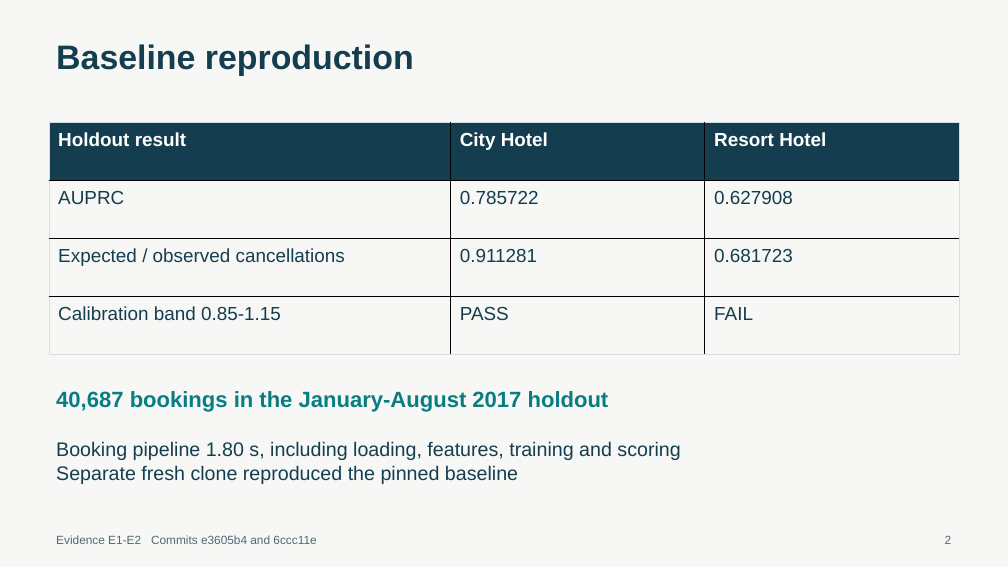
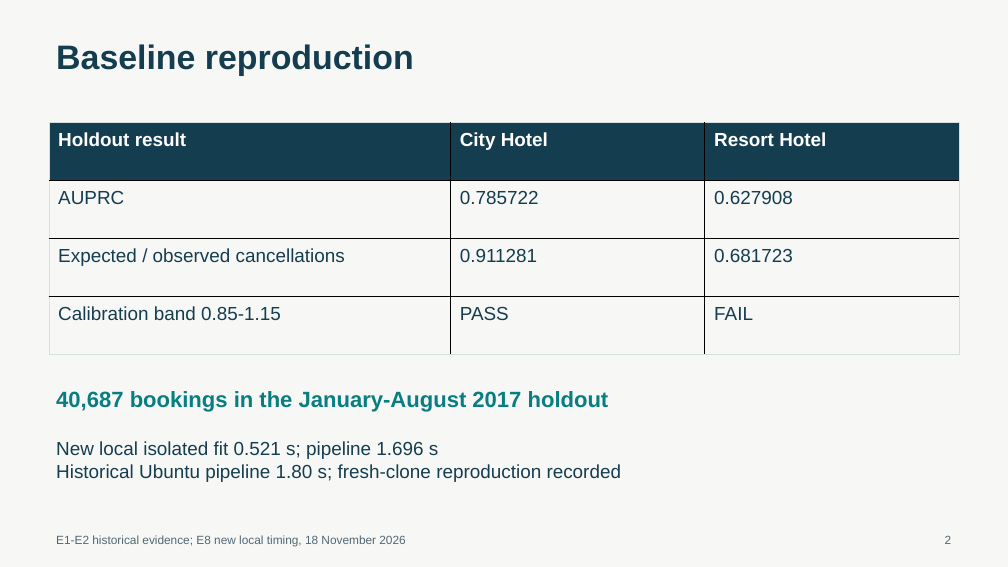
Before and after one commit to Lukecamill/hotel-cancellations, a slide deck: slide 2 of output/presentations/diary-entry-1-slides.pptx. Drawn at 1008x567 pixels with LibreOffice and Linux fonts; fonts in the diff are those of the drawing. Boxes give left, top, right and bottom in pixels: in the first picture for what was removed or moved away, otherwise in the second. Text is boxed around its words. In the diff, an @@ line names an element or a change of style, - is before the commit and + after.

```diff
--- a/output/presentations/diary-entry-1-slides.pptx
+++ b/output/presentations/diary-entry-1-slides.pptx
@@ text at <box>56,441,622,482</box>: text changed; size 18.8 to 18 pt @@
-Booking pipeline 1.80 s, including loading, features, training and scoring
-Separate fresh clone reproduced the pinned baseline
+New local isolated fit 0.521 s; pipeline 1.696 s
+Historical Ubuntu pipeline 1.80 s; fresh-clone reproduction recorded
@@ text at <box>56,535,405,547</box>: text changed @@
-Evidence E1-E2 Commits e3605b4 and 6ccc11e
+E1-E2 historical evidence; E8 new local timing, 18 November 2026
```
Also in this commit, not shown: 6 other slides changed, 32 other files.
